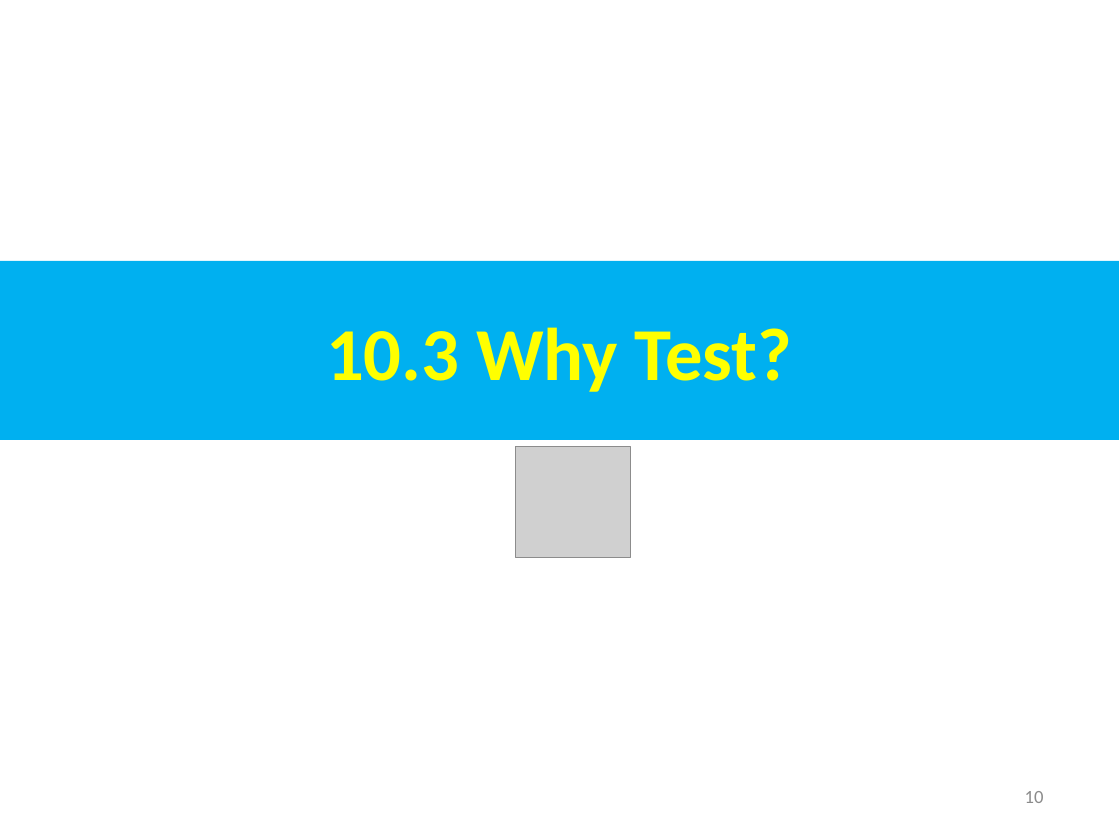
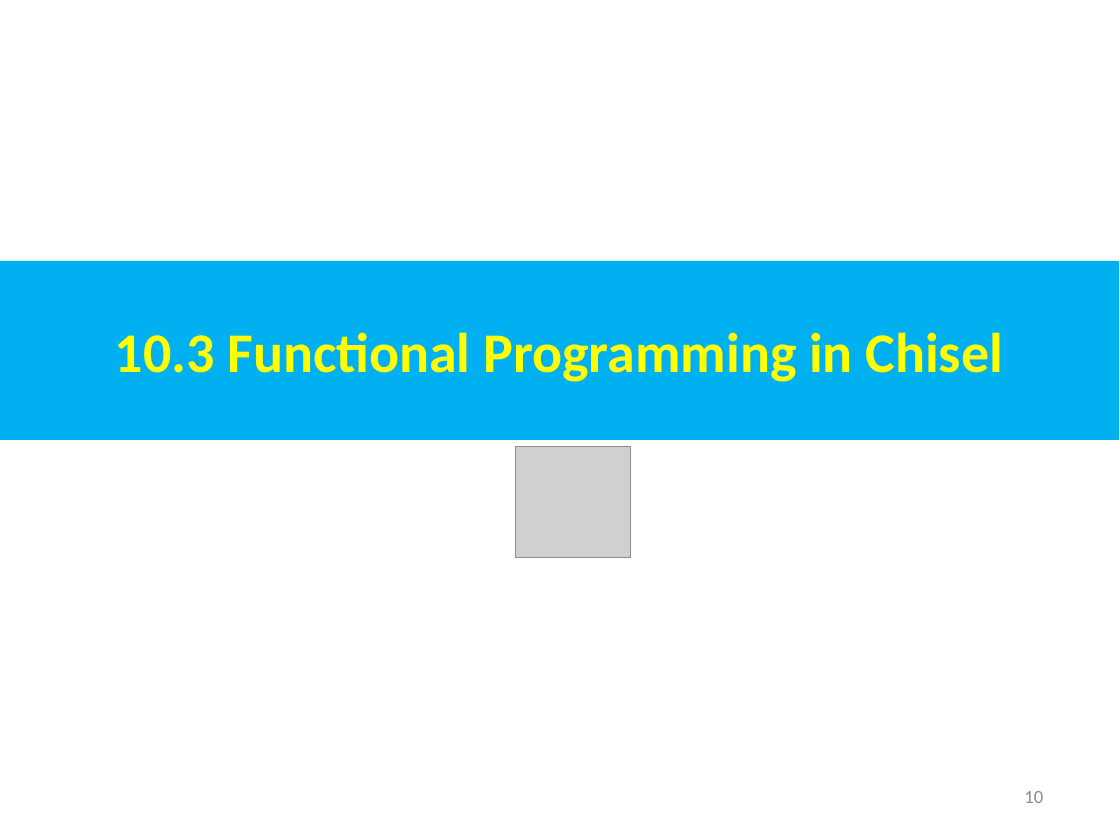
Before and after one commit to peterhchen/AIU_CS800_Chisel, a slide deck: slide 10 of 500_UCSC_HWD/010_IntroFP/000_Video/010.IntroFP.ppt. Drawn at 1120x840 pixels with LibreOffice and Linux fonts; fonts in the diff are those of the drawing; grey boxes stand for pictures. Boxes give left, top, right and bottom in pixels: in the first picture for what was removed or moved away, otherwise in the second. Text is boxed around its words. In the diff, an @@ line names an element or a change of style, - is before the commit and + after.

```diff
--- a/500_UCSC_HWD/010_IntroFP/000_Video/010.IntroFP.ppt
+++ b/500_UCSC_HWD/010_IntroFP/000_Video/010.IntroFP.ppt
@@ text in rectangle at [115,332,1004,382]: text changed; size 48 to 36 pt @@
-10.3 Why Test?
+10.3 Functional Programming in Chisel
```
Also in this commit, not shown: 6 other slides changed, 21 slides added, 1 slide removed.
